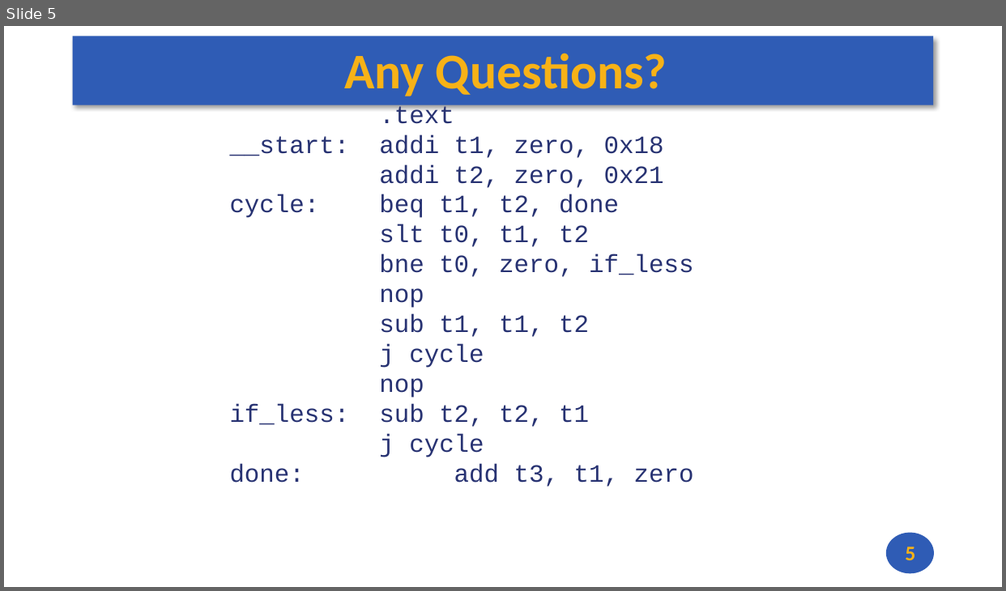
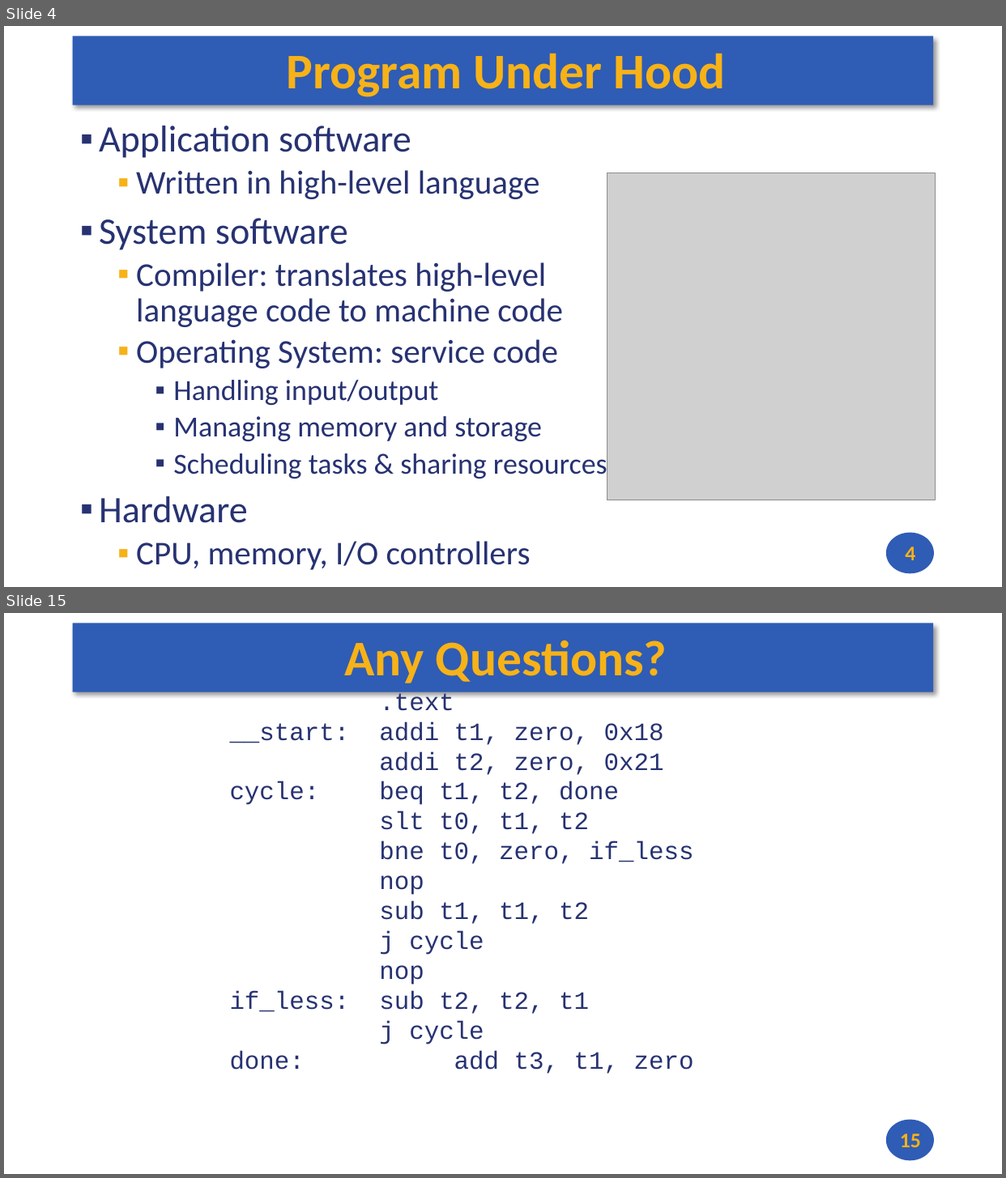
Before and after one commit to andrewt0301/hse-acos-course, a slide deck: docs/part1ca/03_CPU/CA_Lecture_03.pptx. Shown one above the other, each under a label of ours: slide 5 before the commit, slides 4 and 15 after it; the slides between them are not shown. The pictures are 1006x591 and 1006x1178 pixels, drawn with LibreOffice and Linux fonts; fonts in the diff are those of the drawing; grey boxes stand for pictures. Boxes give left, top, right and bottom in pixels: in the first picture for what was removed or moved away, otherwise in the second. Text is boxed around its words. In the diff, an @@ line names an element or a change of style, - is before the commit and + after.

```diff
--- a/docs/part1ca/03_CPU/CA_Lecture_03.pptx
+++ b/docs/part1ca/03_CPU/CA_Lecture_03.pptx
@@ slide 4 added at (4,26,1002,587), background #FFFFFF; not listed: 2 template elements that a slide beside it also shows @@
@@ title added at (286,54,725,97), 48 pt, text #F7B217, bold @@
+Program Under Hood
@@ text added at (99,126,607,570), 32 pt, text #273272 @@
+▪ Application software
+  ▪ Written in high-level language
+▪ System software
+  ▪ Compiler: translates high-level language code to machine code
+  ▪ Operating System: service code
+    ▪ Handling input/output
+    ▪ Managing memory and storage
+    ▪ Scheduling tasks & sharing resources
+▪ Hardware
+  ▪ CPU, memory, I/O controllers
@@ picture added at (607,173,936,501) @@
@@ page number added at (905,547,915,561), 20 pt, text #F7B217, bold @@
+4
@@ what was slide 5 is now slide 15 @@
@@ page number at (900,1134,921,1148): text changed @@
-5
+15
```
Also in this commit, not shown: 2 slides changed, 11 other slides added, 2 slides removed, 2 other files.
